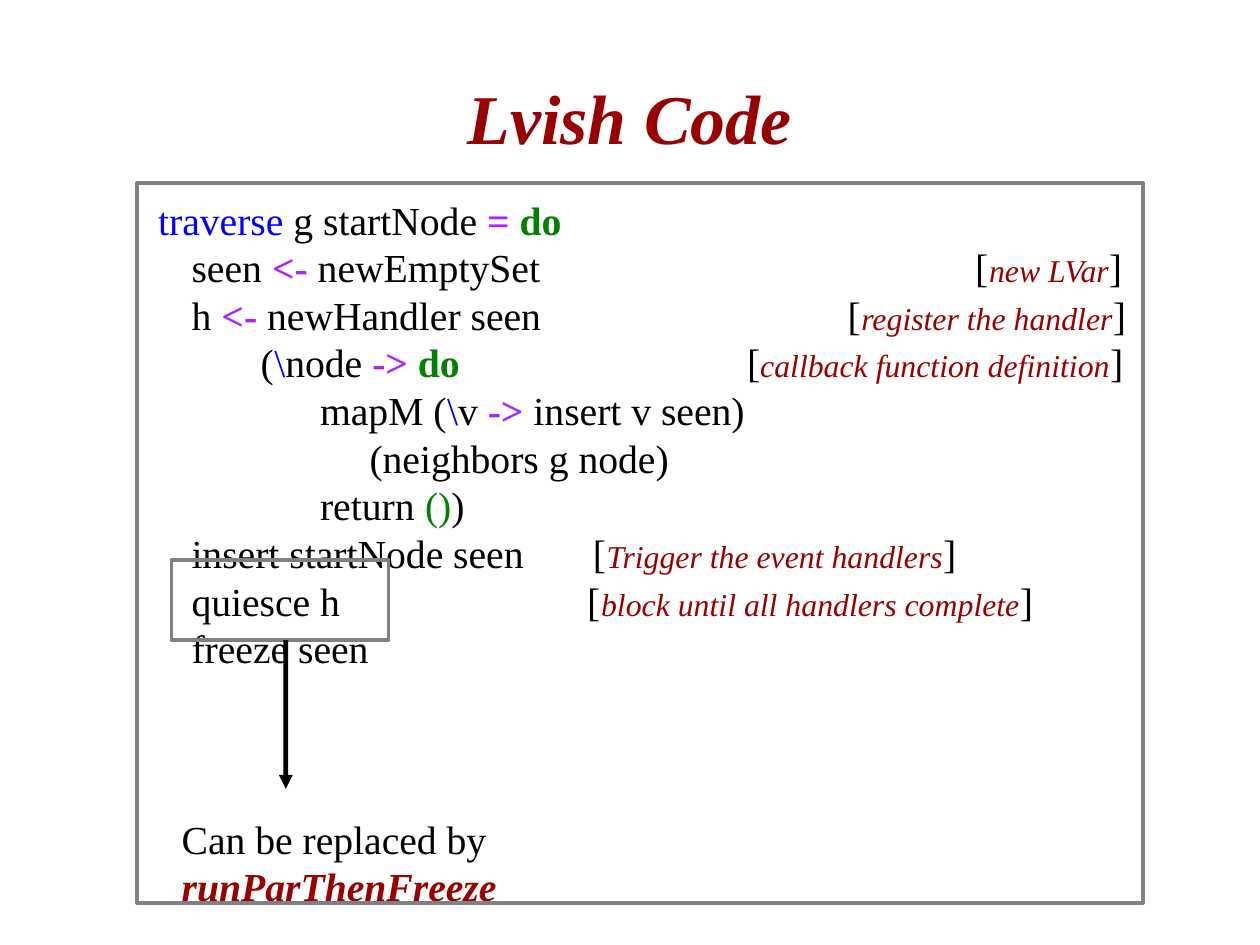
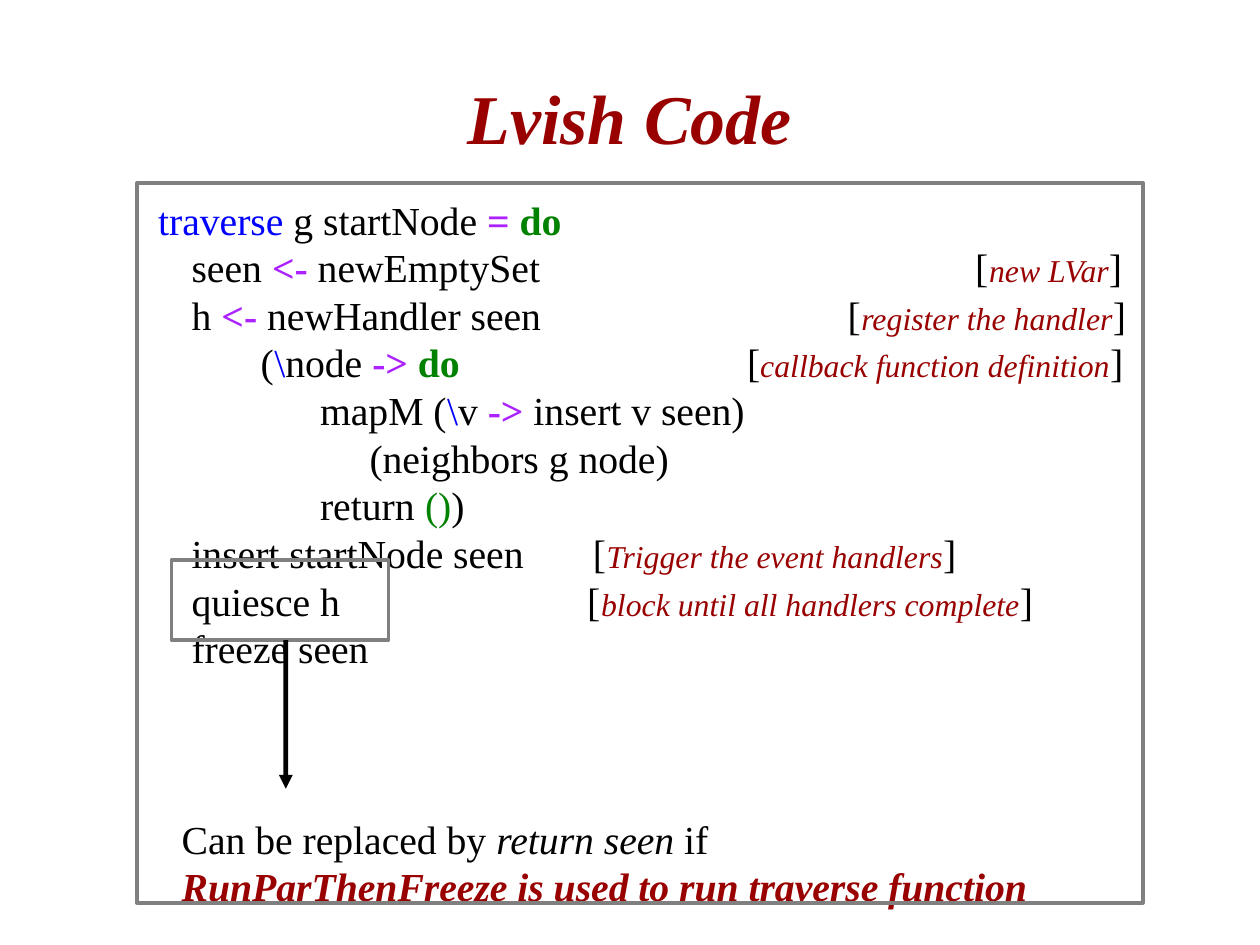
Before and after one commit to sentinel88/Personal, a slide deck: slide 17 of Talk.odp. Drawn at 1260x945 pixels with LibreOffice and Linux fonts; fonts in the diff are those of the drawing. Boxes give left, top, right and bottom in pixels: in the first picture for what was removed or moved away, otherwise in the second. Text is boxed around its words. In the diff, an @@ line names an element or a change of style, - is before the commit and + after.

```diff
--- a/Talk.odp
+++ b/Talk.odp
@@ text at bbox=[182, 826, 1027, 909]: text changed @@
-Can be replaced by
-runParThenFreeze
+Can be replaced by return seen if
+RunParThenFreeze is used to run traverse function
```
Also in this commit, not shown: 17 other slides changed, 1 other file.
